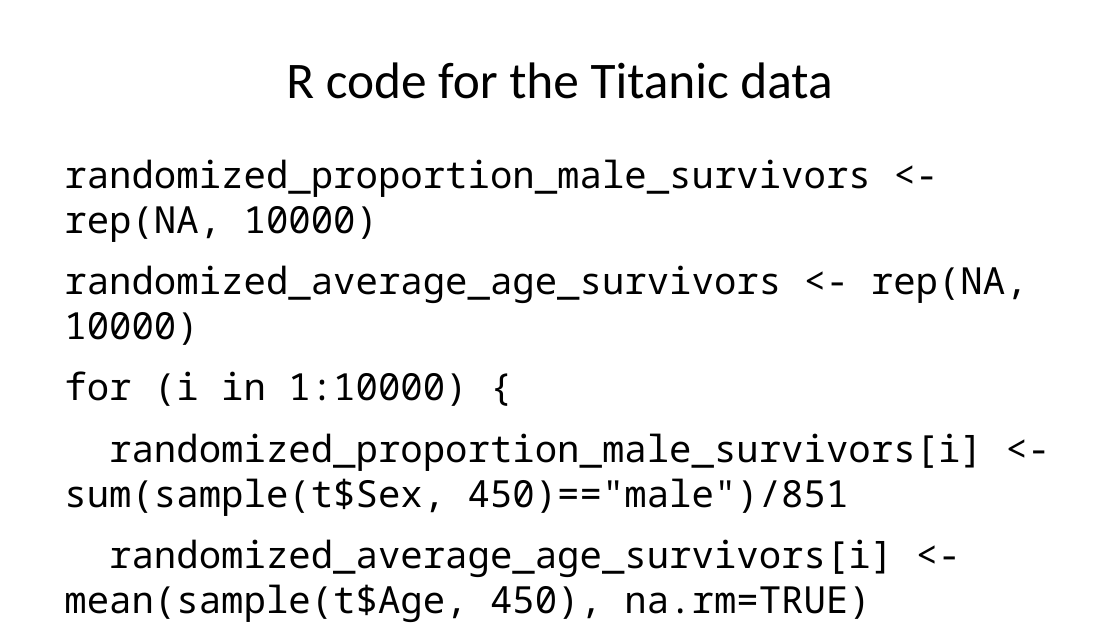
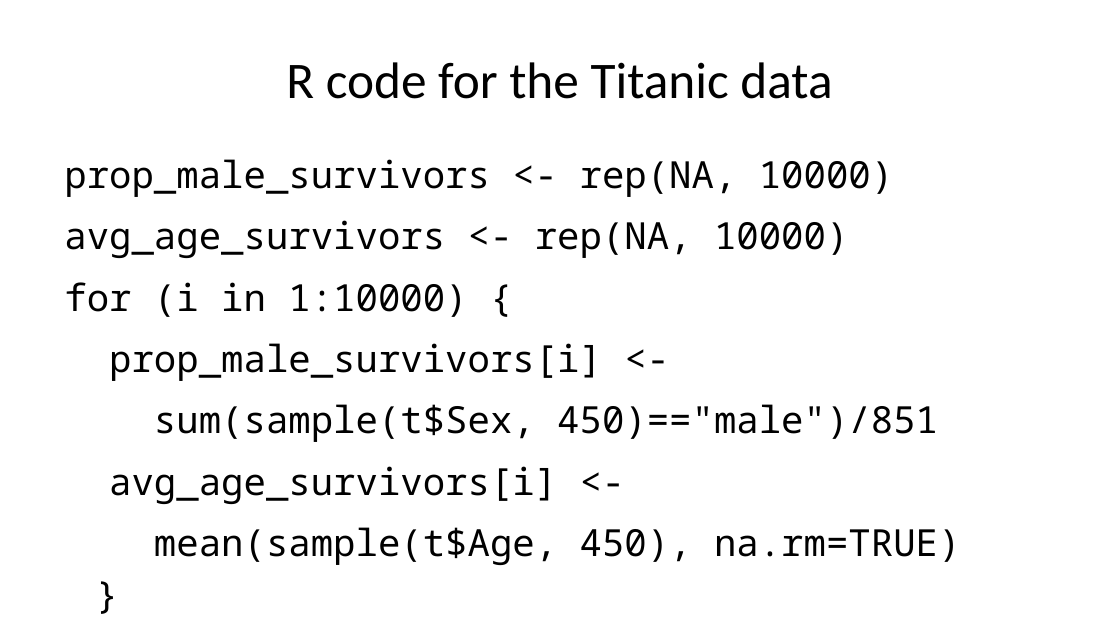
Before and after one commit to pmean/talks, a slide deck: slide 54 of exact-tests/results/exact-and-randomization-tests.pptx. Drawn at 1120x630 pixels with LibreOffice and Linux fonts; fonts in the diff are those of the drawing. Boxes give left, top, right and bottom in pixels: in the first picture for what was removed or moved away, otherwise in the second. Text is boxed around its words. In the diff, an @@ line names an element or a change of style, - is before the commit and + after.

```diff
--- a/exact-tests/results/exact-and-randomization-tests.pptx
+++ b/exact-tests/results/exact-and-randomization-tests.pptx
@@ text at bbox=[64, 159, 960, 565]: text changed @@
-randomized_proportion_male_survivors <- rep(NA, 10000)
-randomized_average_age_survivors <- rep(NA, 10000)
-for (i in 1:10000) {
-randomized_proportion_male_survivors[i] <- sum(sample(t$Sex, 450)=="male")/851
-randomized_average_age_survivors[i] <- mean(sample(t$Age, 450), na.rm=TRUE)
-}
+prop_male_survivors <- rep(NA, 10000)
+avg_age_survivors <- rep(NA, 10000)
+for (i in 1:10000) {
+prop_male_survivors[i] <-
+sum(sample(t$Sex, 450)=="male")/851
+avg_age_survivors[i] <-
+mean(sample(t$Age, 450), na.rm=TRUE)
+}
```
Also in this commit, not shown: 11 other slides changed, 2 slides added, 3 slides removed, 3 other files.
